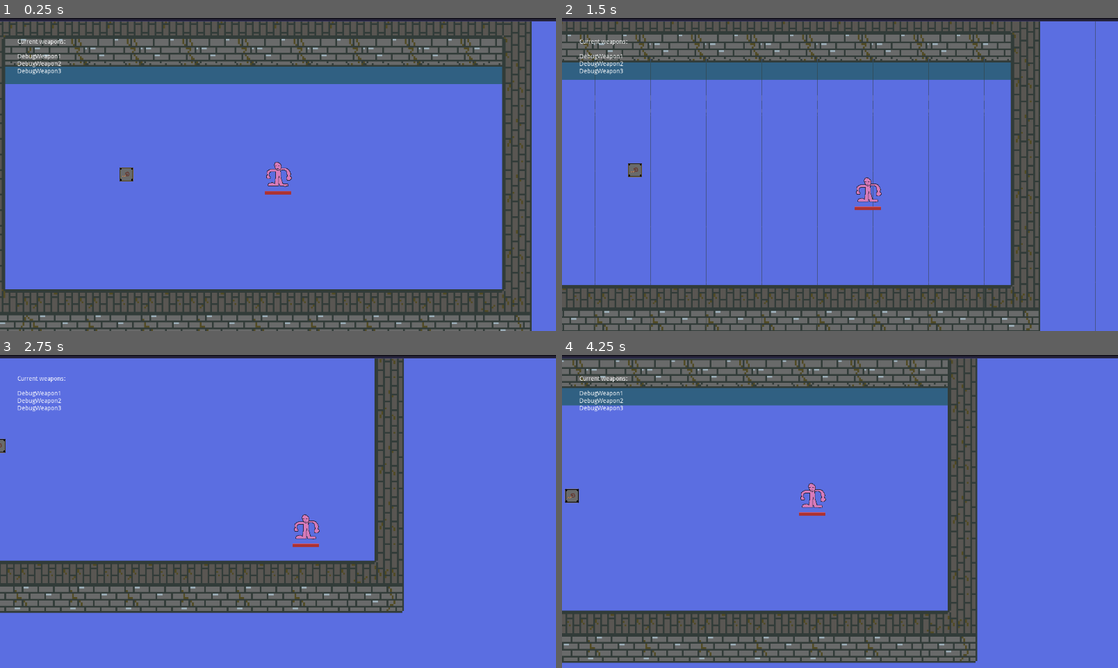
Above: before the commit, frames 1-4 (two rows, left to right).
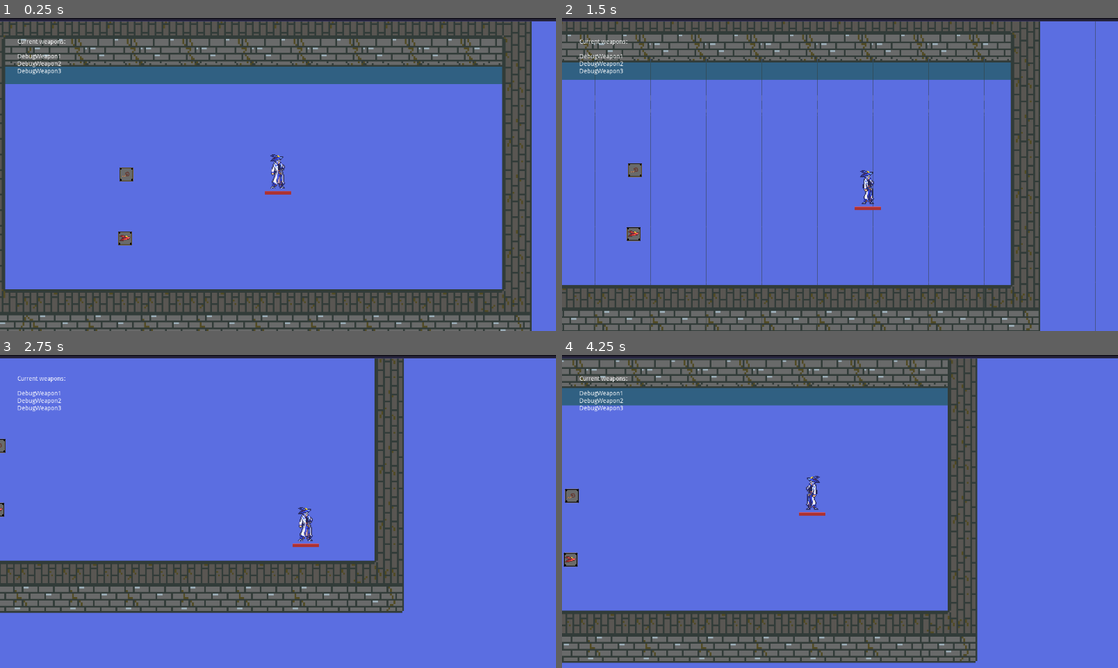
Above: after the commit, the same moments.

Repository: awindahl/rw-gamejam
Game: Godot game, scene res://TestBench.tscn
The game is run twice, just before and just after one commit, with the same random seed, the same clock (stepped at 60 frames per second) and the same inputs. The project has no main scene, so this scene is started directly.
Inputs:
- Up to frame 1 (0.25 s): no input
- Up to frame 2 (1.5 s): tap Enter (ui_accept) at 0.5, 0.77 s; hold Right (ui_right) 0.53-1.28 s; hold Down (ui_down) from 1.28 s (still down)
- Up to frame 3 (2.75 s): tap Enter (ui_accept) at 1.52 s; release Down (ui_down) at 2.03 s; hold Right (ui_right) from 2.03 s (still down)
- Up to frame 4 (4.25 s): release Right (ui_right) at 2.78 s; hold Up (ui_up) 2.78-3.53 s; tap Enter (ui_accept) at 3.02, 3.77 s; hold Left (ui_left) from 3.53 s (still down)

The runs differ from the first frame. In frame 1, 0.4% of the frame differs, in the area x 21-53%, y 43-73%; in frame 2, 0.4%; in frame 3, 0.3%; in frame 4, 0.4%.
Error in both runs: Attempt to call function 'add_child' in base 'null instance' on a null instance. (res://gameMaster.gd:13)

Commit message:
added player animation

Diff:
--- a/RW gamejam/Enemy.gd
+++ b/RW gamejam/Enemy.gd
@@ -13,18 +13,21 @@
 var _health = 0
 var _xp = 0
 var _spriteSheet = ""
+var _scale = 1
 
-func init(spritesheet, type, health, speed, xp):
+func init(spritesheet, type, health, speed, xp, scaled):
 	_health = health
 	_speed = speed
 	_type = type
 	_xp = xp
 	_spriteSheet = spritesheet
+	_scale = scaled
 	return self
 
 func _ready():
 	var enemy_texture = load("res://images/" + _spriteSheet + ".png")
 	sprite.texture = enemy_texture
+	sprite.scale = Vector2(_scale, _scale)
 
 func _process(_delta):
 	var position_difference = player.position - position
--- a/RW gamejam/Scenes/Player.tscn
+++ b/RW gamejam/Scenes/Player.tscn
@@ -1,6 +1,6 @@
-[gd_scene load_steps=9 format=2]
+[gd_scene load_steps=11 format=2]
 
-[ext_resource path="res://Assets/placeholder_player.png" type="Texture" id=1]
+[ext_resource path="res://Assets/wizard_blue.png" type="Texture" id=1]
 [ext_resource path="res://Scripts/Player.gd" type="Script" id=2]
 [ext_resource path="res://Assets/UI_xpbar.png" type="Texture" id=3]
 [ext_resource path="res://Assets/UI_hpbar_bg.png" type="Texture" id=4]
@@ -13,6 +13,37 @@
 [sub_resource type="CircleShape2D" id=2]
 radius = 80.0
 
+[sub_resource type="Animation" id=3]
+length = 0.001
+tracks/0/type = "value"
+tracks/0/path = NodePath("Sprite:frame")
+tracks/0/interp = 1
+tracks/0/loop_wrap = true
+tracks/0/imported = false
+tracks/0/enabled = true
+tracks/0/keys = {
+"times": PoolRealArray( 0 ),
+"transitions": PoolRealArray( 1 ),
+"update": 0,
+"values": [ 0 ]
+}
+
+[sub_resource type="Animation" id=4]
+resource_name = "walk"
+loop = true
+tracks/0/type = "value"
+tracks/0/path = NodePath("Sprite:frame")
+tracks/0/interp = 1
+tracks/0/loop_wrap = true
+tracks/0/imported = false
+tracks/0/enabled = true
+tracks/0/keys = {
+"times": PoolRealArray( 0, 0.5 ),
+"transitions": PoolRealArray( 1, 1 ),
+"update": 1,
+"values": [ 0, 1 ]
+}
+
 [node name="Player" type="KinematicBody2D" groups=["Player"]]
 z_index = -1
 collision_layer = 2
@@ -23,7 +54,9 @@
 shape = SubResource( 1 )
 
 [node name="Sprite" type="Sprite" parent="."]
+scale = Vector2( 2, 2 )
 texture = ExtResource( 1 )
+hframes = 2
 
 [node name="Hitbox" type="Area2D" parent="."]
 
@@ -88,6 +121,10 @@
 wait_time = 0.1
 one_shot = true
 
+[node name="AnimationPlayer" type="AnimationPlayer" parent="."]
+anims/RESET = SubResource( 3 )
+anims/walk = SubResource( 4 )
+
 [connection signal="area_entered" from="Hitbox" to="." method="_on_Hitbox_area_entered"]
 [connection signal="timeout" from="InvincibilityTimer" to="." method="_on_InvincibilityTimer_timeout"]
 [connection signal="timeout" from="HitTimer" to="." method="_on_HitTimer_timeout"]
--- a/RW gamejam/Scenes/WhipAttack.tscn
+++ b/RW gamejam/Scenes/WhipAttack.tscn
@@ -100,6 +100,7 @@
 extents = Vector2( 33, 2 )
 
 [node name="WhipAttack" type="Node2D"]
+scale = Vector2( 1.5, 1.5 )
 script = ExtResource( 2 )
 
 [node name="Sprite" type="Sprite" parent="."]
--- a/RW gamejam/Scripts/Pickup.gd
+++ b/RW gamejam/Scripts/Pickup.gd
@@ -1,6 +1,6 @@
 extends Area2D
 
-enum itemTypes {XP, WEAPON, SECONDARY, HEALTH, GOLD, FREEZE}
+enum itemTypes {XP, WEAPON, SECONDARY, HEALTH, GOLD, FREEZE, MISC}
 enum weaponValue {WHIP, AXE, SPELL, SPELL2, SPELL3, SPELL4}
 enum secondaryValue {ATTACKSPD, AREA, SIZE, XPGAIN, HP, HPREGEN}
 enum goldValue {SMALL, MEDIUM, BIG, REALLYBIG}
@@ -25,6 +25,8 @@
 			match _value:
 				weaponValue.WHIP:
 					pickup_image = load("res://Assets/whip_icon.png")
+		itemTypes.MISC:
+			pickup_image = load("res://Assets/red_hat_icon.png")
 	$Sprite.texture = pickup_image
 
 # Called every frame. 'delta' is the elapsed time since the previous frame.
@@ -50,6 +52,8 @@
 				pass
 			itemTypes.FREEZE:
 				pass
+			itemTypes.MISC:
+				body.change_clothes("wizard_red")
 		queue_free()
 
 func _add_weapon_deferred(body, weapon):
--- a/RW gamejam/Scripts/Player.gd
+++ b/RW gamejam/Scripts/Player.gd
@@ -13,6 +13,7 @@
 onready var invic_timer = $InvincibilityTimer
 onready var sprite = $Sprite
 onready var weapon_label = $CanvasLayer/UI/WeaponsLabel
+onready var animator = $AnimationPlayer
 
 #xp, hp, etc
 var xp = 0
@@ -68,12 +69,17 @@
 
 	if Input.is_action_just_pressed("ui_left"):
 		weapons.scale.x = -1
+		if sprite.flip_h != true:
+			sprite.flip_h = true
 
 	if Input.is_action_just_pressed("ui_right"):
 		weapons.scale.x = 1
+		if sprite.flip_h == true:
+			sprite.flip_h = false
 
 	#movement direction handler
 	if up or down or left or right:
+		animator.play("walk")
 		if up:
 			direction.y = -1
 		elif down:
@@ -89,6 +95,7 @@
 
 	#smoothly decelerate
 	elif not (up and down and left and right):
+		animator.stop(false)
 		direction *= 0
 
 	#smoothly accelerate
@@ -136,3 +143,7 @@
 func _on_InvincibilityTimer_timeout():
 	is_invincible = false
 	sprite.modulate.a = 1
+
+func change_clothes(type):
+	var clothes = load("res://Assets/"+type+".png")
+	sprite.texture = clothes
--- a/RW gamejam/TestBench.gd
+++ b/RW gamejam/TestBench.gd
@@ -4,16 +4,9 @@
 # Declare member variables here. Examples:
 # var a = 2
 # var b = "text"
-var enemy = load("res://Enemy.tscn");
 
 # Called when the node enters the scene tree for the first time.
 func _ready():
-
-	#test-spawn specific enemy
-	var childEnemy = enemy.instance().init("bat_sheet", "flying", 31, 25, 10)
-	childEnemy.set_position(Vector2(150,150))
-	#instance specific enemy
-	add_child(childEnemy)
 	pass # Replace with function body.
 
 
--- a/RW gamejam/TestBench.tscn
+++ b/RW gamejam/TestBench.tscn
@@ -11,7 +11,7 @@
 z_index = -1
 tile_set = ExtResource( 3 )
 cell_size = Vector2( 128, 128 )
-cell_quadrant_size = 128
+cell_quadrant_size = 32
 cell_y_sort = true
 collision_layer = 3
 collision_mask = 3
@@ -41,6 +41,10 @@
 position = Vector2( -293, 128 )
 _type = 1
 
+[node name="Pickup2" parent="YSort/PickupContainer" instance=ExtResource( 4 )]
+position = Vector2( -296, 275 )
+_type = 6
+
 [node name="Foreground1" type="TileMap" parent="YSort"]
 z_index = -1
 tile_set = ExtResource( 3 )
--- a/RW gamejam/gameMaster.gd
+++ b/RW gamejam/gameMaster.gd
@@ -21,9 +21,9 @@
 		var coords = get_coordinates_on_viewport(viewport_size*1.2, randi() % 360)
 		var childEnemy
 		if (randi() % 10 > 4):
-			childEnemy = enemy.instance().init("bat_sheet", "flying", 31, 75, 10)
+			childEnemy = enemy.instance().init("bat_sheet", "flying", 31, 75, 10, 1)
 		else:
-			childEnemy = enemy.instance().init("skele_sheet", "ground", 60, 20, 100)
+			childEnemy = enemy.instance().init("skele_sheet", "ground", 60, 20, 100, 2)
 		childEnemy.position = Vector2(camera.position.x + coords.x, camera.position.y + coords.y)
 		level.get_node("YSort/EnemyContainer").add_child(childEnemy)
 
Binary file added: RW gamejam/Assets/red_hat_icon.png
Not shown, added: RW gamejam/Assets/red_hat_icon.png.import
Binary file added: RW gamejam/Assets/wizard_blue.png
Not shown, added: RW gamejam/Assets/wizard_blue.png.import
Binary file added: RW gamejam/Assets/wizard_red.png
Not shown, added: RW gamejam/Assets/wizard_red.png.import
Binary file added: RW gamejam/Scenes/d5t2pjz-fab106cb-daad-4cc9-aa41-bb7a322bb6d8.png
Not shown, added: RW gamejam/Scenes/d5t2pjz-fab106cb-daad-4cc9-aa41-bb7a322bb6d8.png.import
